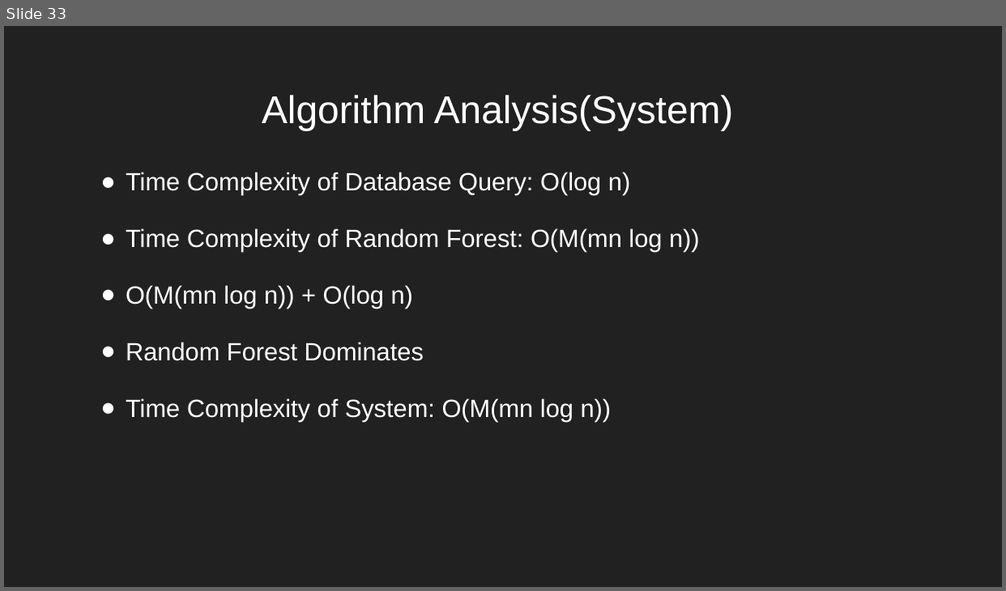
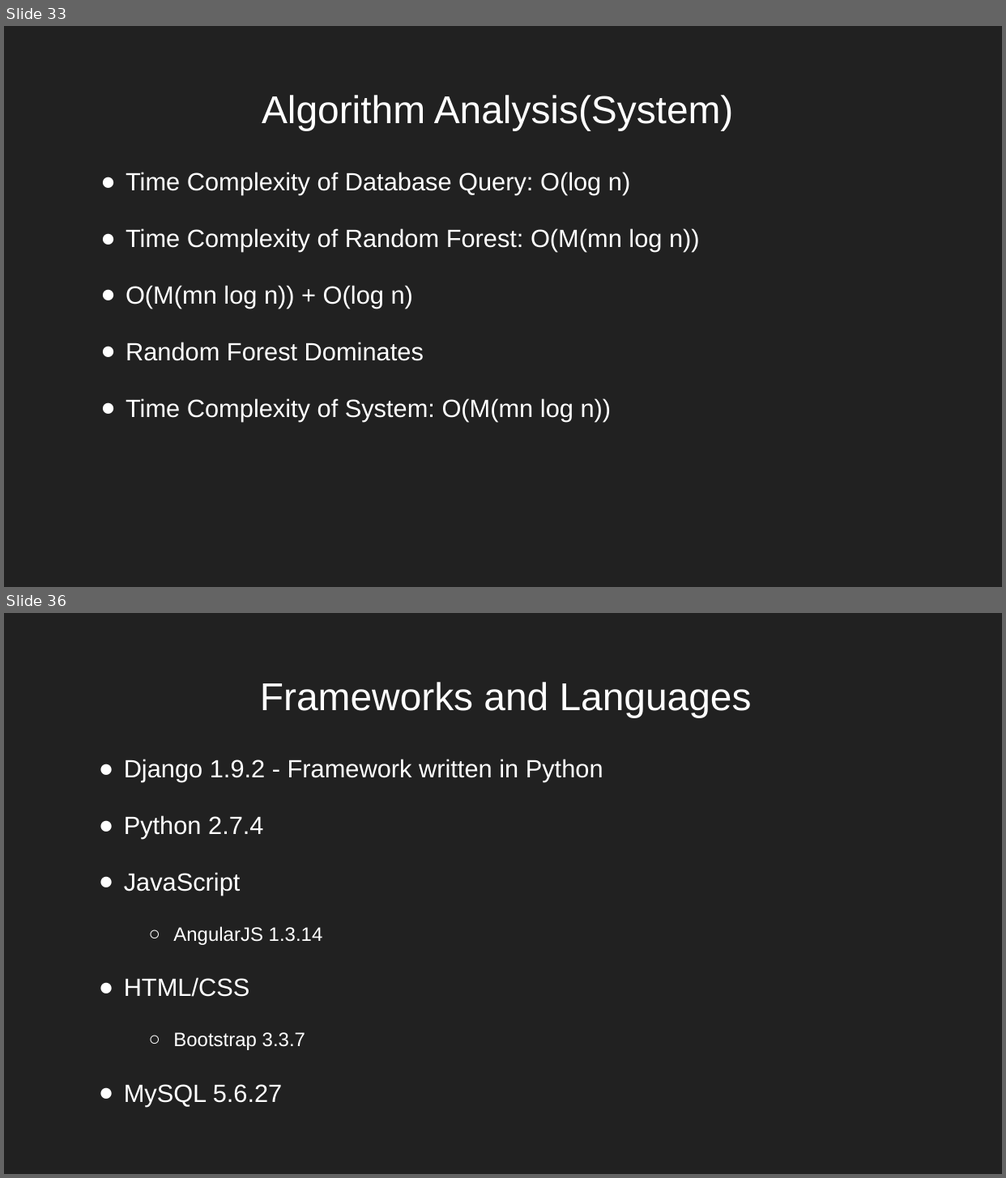
Before and after one commit to nreader72/NostraDomicile, a slide deck: docs/Progress_Reports/NostraDomicile (6).pptx. Shown one above the other, each under a label of ours: slide 33 before the commit, slides 33 and 36 after it; the slides between them are not shown. The pictures are 1006x591 and 1006x1178 pixels, drawn with LibreOffice and Linux fonts; fonts in the diff are those of the drawing; background and template pictures are left out. Boxes give left, top, right and bottom in pixels: in the first picture for what was removed or moved away, otherwise in the second. Text is boxed around its words. In the diff, an @@ line names an element or a change of style, - is before the commit and + after.

```diff
--- a/docs/Progress_Reports/NostraDomicile (6).pptx
+++ b/docs/Progress_Reports/NostraDomicile (6).pptx
@@ slide 36 added at <box>4,613,1002,1174</box>, background picture (left out) @@
@@ title added at <box>260,682,752,717</box>, 28 pt, text #FFFFFF @@
+Frameworks and Languages
@@ text added at <box>124,759,603,1106</box>, 18 pt, text #FFFFFF @@
+● Django 1.9.2 - Framework written in Python
+● Python 2.7.4
+● JavaScript
+  ○ AngularJS 1.3.14
+● HTML/CSS
+  ○ Bootstrap 3.3.7
+● MySQL 5.6.27
```
Also in this commit, not shown: 5 slides changed, 18 other slides added, 1 other file.
